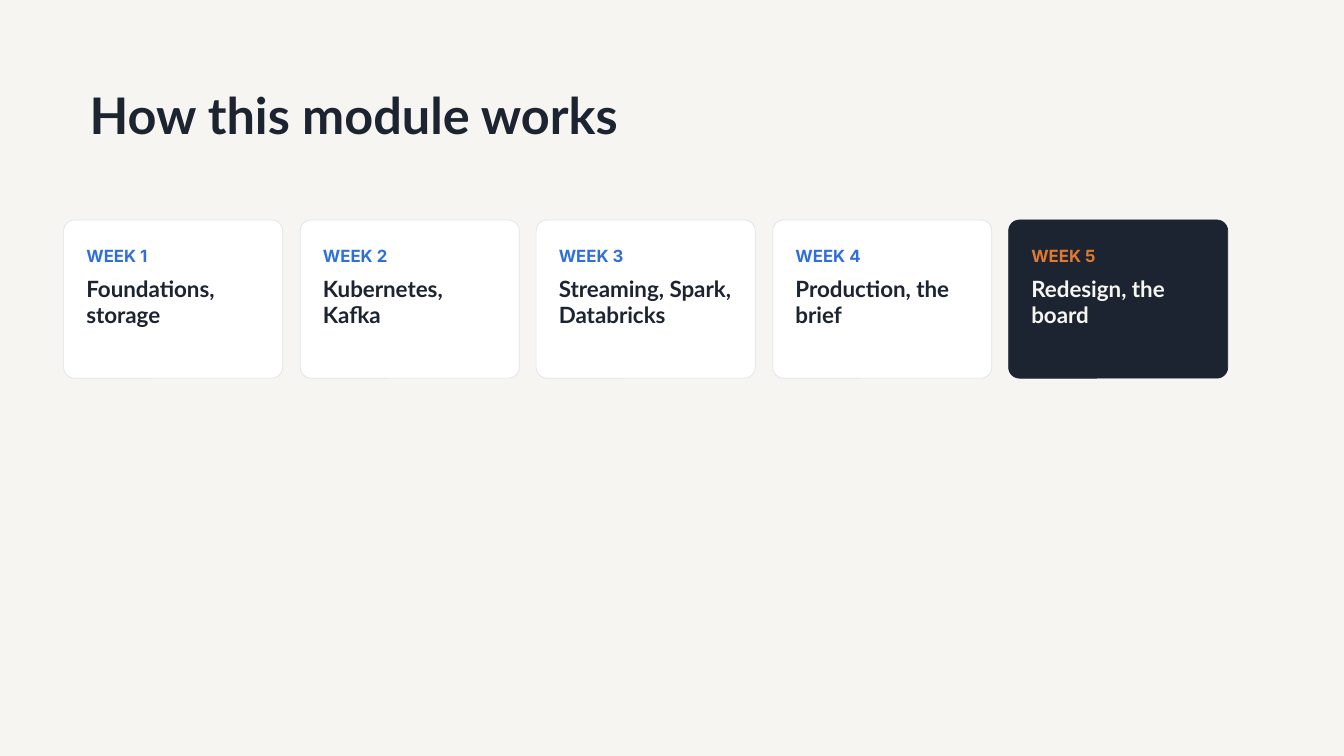
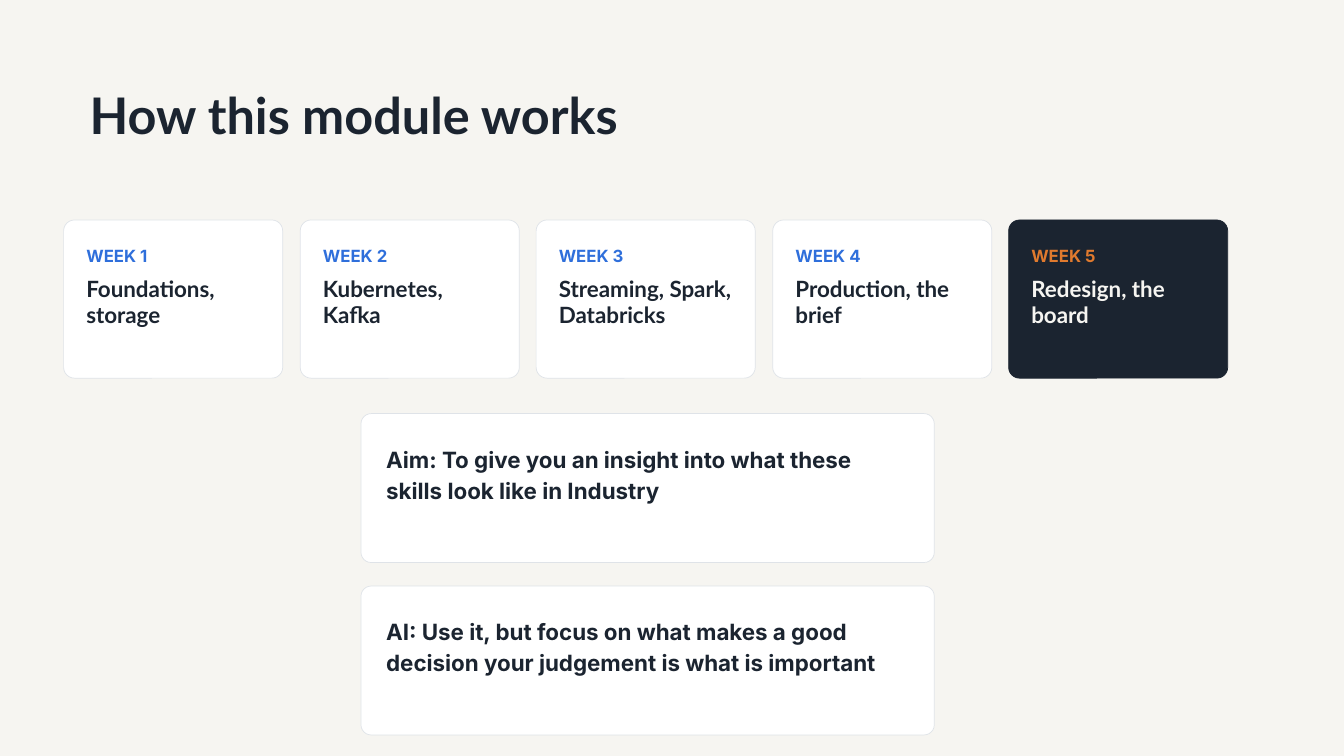
Before and after one commit to 1768SAIKUMAR/cloud-computing-srh, a slide deck: slide 2 of sessions/01-cloud-architecture-and-gcp-fundamentals/slides/session-01-cloud-architecture-and-gcp-fundamentals.pptx. Drawn at 1344x756 pixels with LibreOffice and Linux fonts; fonts in the diff are those of the drawing. Boxes give left, top, right and bottom in pixels: in the first picture for what was removed or moved away, otherwise in the second. Text is boxed around its words. In the diff, an @@ line names an element or a change of style, - is before the commit and + after.

```diff
--- a/sessions/01-cloud-architecture-and-gcp-fundamentals/slides/session-01-cloud-architecture-and-gcp-fundamentals.pptx
+++ b/sessions/01-cloud-architecture-and-gcp-fundamentals/slides/session-01-cloud-architecture-and-gcp-fundamentals.pptx
@@ rounded rectangle added at [361, 413, 935, 563], fill #FFFFFF, outline #DFE3E8 0.5 pt @@
@@ text added at [386, 451, 851, 504], 16 pt, text #1B2430, bold @@
+Aim: To give you an insight into what these skills look like in Industry
@@ rounded rectangle added at [361, 586, 935, 735], fill #FFFFFF, outline #DFE3E8 0.5 pt @@
@@ text added at [386, 623, 875, 676], 16 pt, text #1B2430, bold @@
+AI: Use it, but focus on what makes a good decision your judgement is what is important
```
Also in this commit, not shown: 1 other slide changed.
